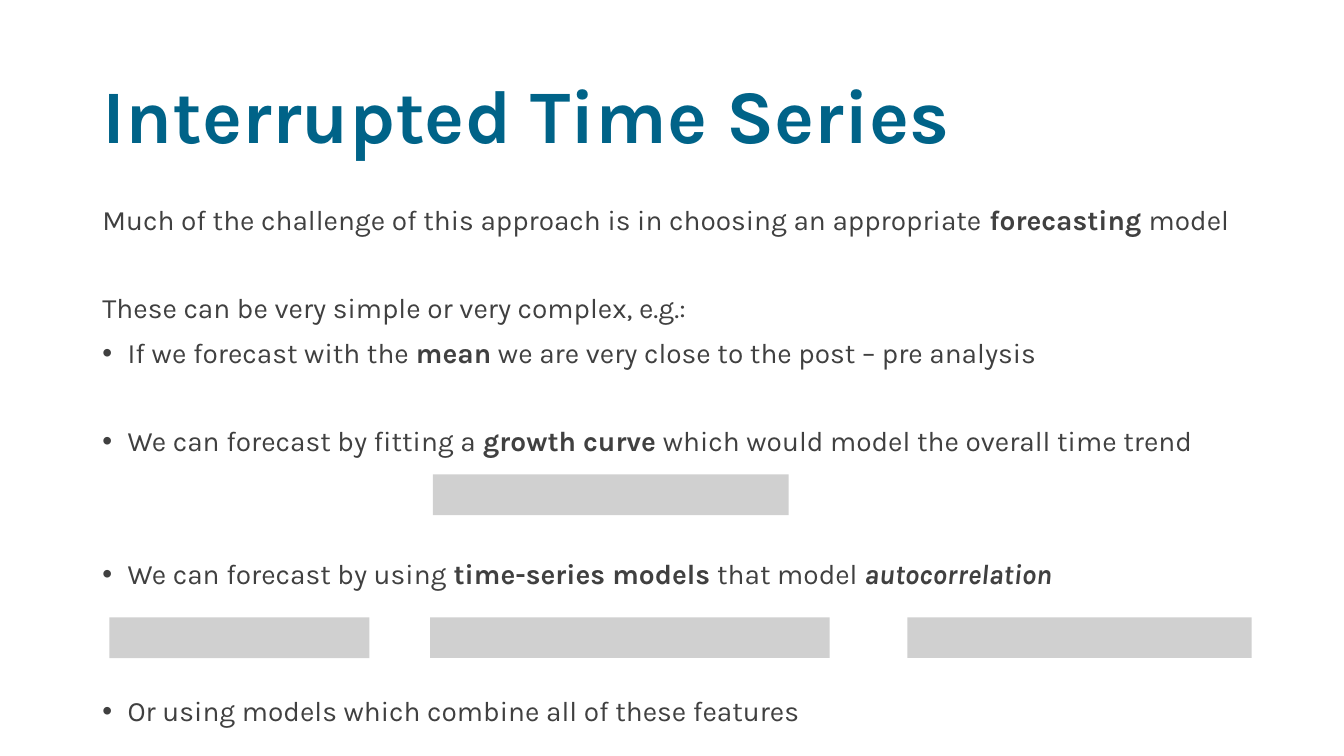
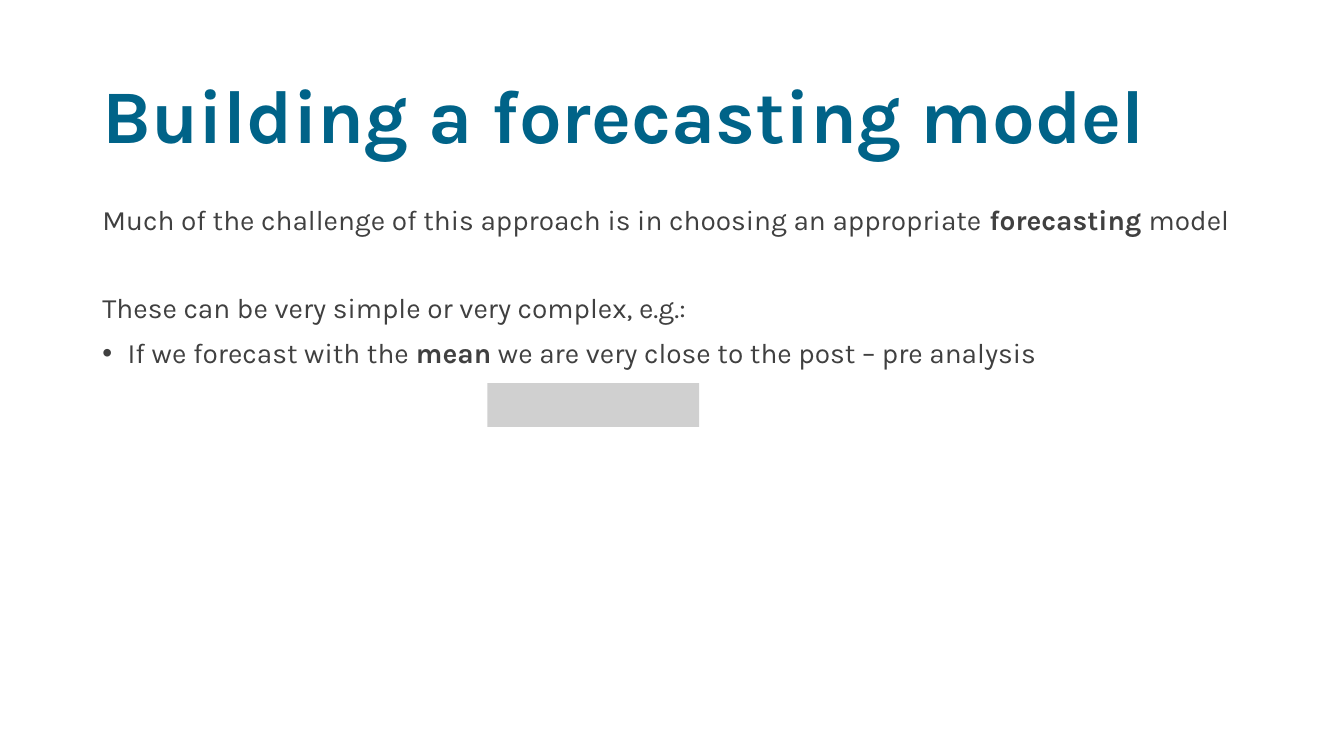
Before and after one commit to sodascience/workshop_causal_impact_assessment, a slide deck: slide 13 of lectures/02_interrupted_time_series/its.pptx (slide 20 before the commit). Drawn at 1344x756 pixels with LibreOffice and Linux fonts; fonts in the diff are those of the drawing; grey boxes stand for pictures. Boxes give left, top, right and bottom in pixels: in the first picture for what was removed or moved away, otherwise in the second. Text is boxed around its words. In the diff, an @@ line names an element or a change of style, - is before the commit and + after.

```diff
--- a/lectures/02_interrupted_time_series/its.pptx
+++ b/lectures/02_interrupted_time_series/its.pptx
@@ title at [102,89,1145,162]: text changed @@
-Interrupted Time Series
+Building a forecasting model
@@ picture added at [488,383,700,427] @@
@@ text at [128,431,1192,728]: paragraphs removed @@
-• We can forecast by fitting a growth curve which would model the overall time trend
-• We can forecast by using time-series models that model autocorrelation
-• Or using models which combine all of these features
@@ picture removed at [433,475,788,515] @@
@@ picture removed at [109,618,369,658] @@
@@ picture removed at [431,617,830,657] @@
@@ picture removed at [907,617,1252,657] @@
```
Also in this commit, not shown: 9 other slides changed, 8 slides added, 5 slides removed, 5 other files.
